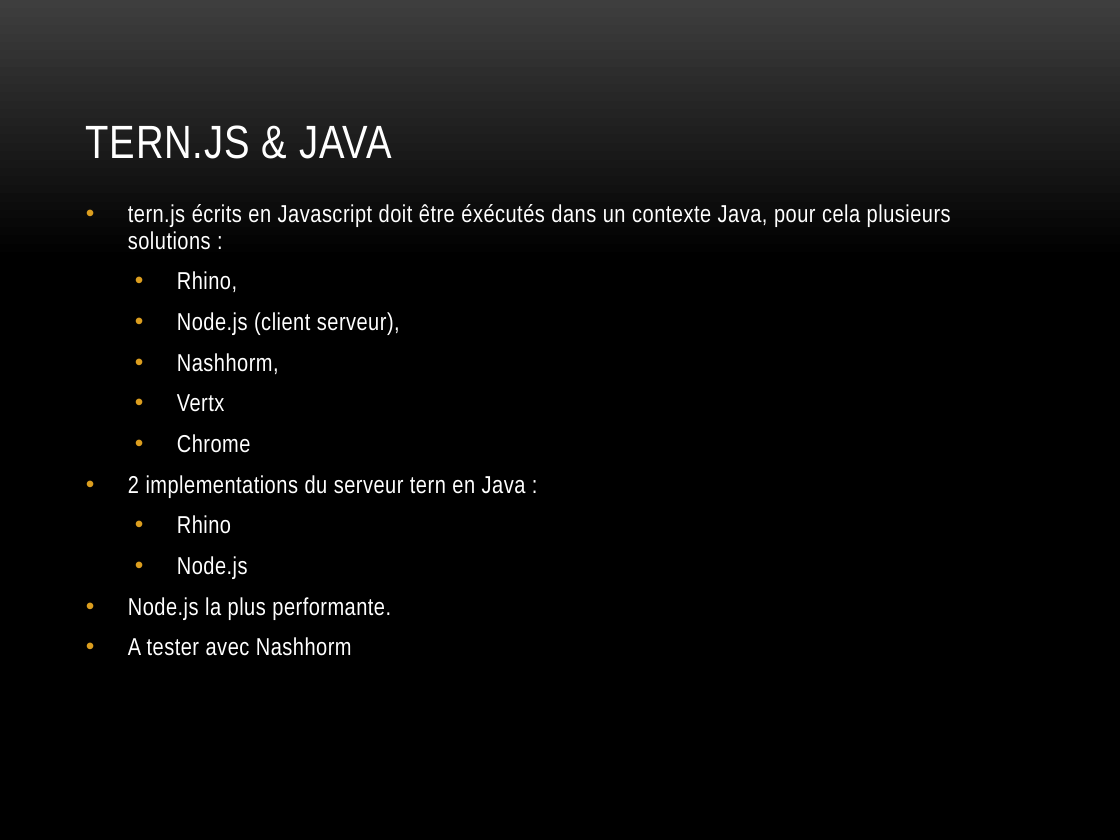
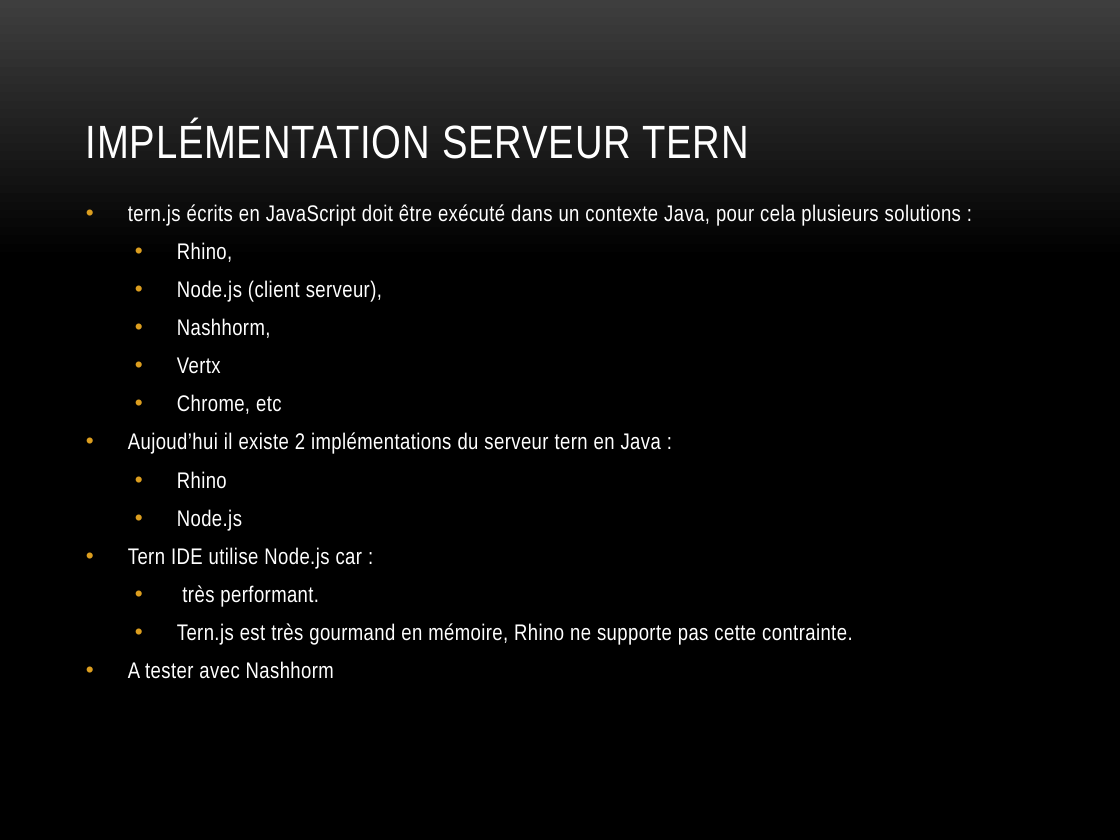
Before and after one commit to angelozerr/tern.java, a slide deck: slide 26 of docs/tern.java_fr.pptx (slide 22 before the commit). Drawn at 1120x840 pixels with LibreOffice and Linux fonts; fonts in the diff are those of the drawing; background and template pictures are left out. Boxes give left, top, right and bottom in pixels: in the first picture for what was removed or moved away, otherwise in the second. Text is boxed around its words. In the diff, an @@ line names an element or a change of style, - is before the commit and + after.

Commit message:
Explain node.js tern server.

```diff
--- a/docs/tern.java_fr.pptx
+++ b/docs/tern.java_fr.pptx
@@ title at (x1=86, y1=121, x2=748, y2=159): text changed @@
-TERN.JS & JAVA
+IMPLÉMENTATION SERVEUR TERN
@@ text at (x1=128, y1=204, x2=961, y2=226): text changed; size 15.7 to 14.4 pt @@
-  • tern.js écrits en Javascript doit être éxécutés dans un contexte Java, pour cela plusieurs solutions :
+  • tern.js écrits en JavaScript doit être exécuté dans un contexte Java, pour cela plusieurs solutions :
@@ text at (x1=128, y1=242, x2=382, y2=679): size 15.7 to 14.4 pt in "Rhino,", "Node.js (client serveur),", "Nashhorm,", "Vertx" and 3 more places @@
@@ text at (x1=128, y1=394, x2=661, y2=454): text changed; size 15.7 to 14.4 pt @@
-    • Chrome
-  • 2 implementations du serveur tern en Java :
+    • Chrome, etc
+  • Aujoud’hui il existe 2 implémentations du serveur tern en Java :
@@ text at (x1=128, y1=547, x2=853, y2=645): text changed; size 15.7 to 14.4 pt @@
-  • Node.js la plus performante.
+  • Tern IDE utilise Node.js car :
+    • très performant.
+    • Tern.js est très gourmand en mémoire, Rhino ne supporte pas cette contrainte.
```
Also in this commit, not shown: 12 other slides changed, 5 slides added, 5 slides removed.
